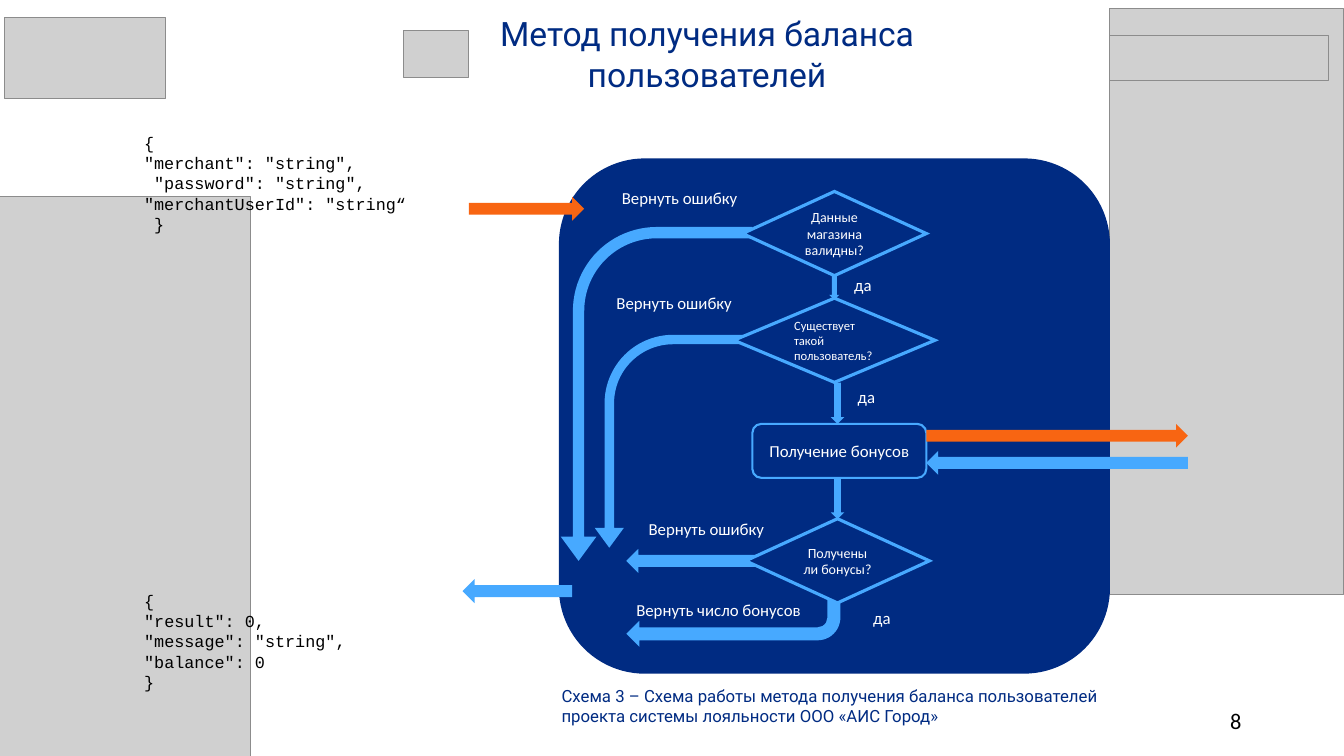
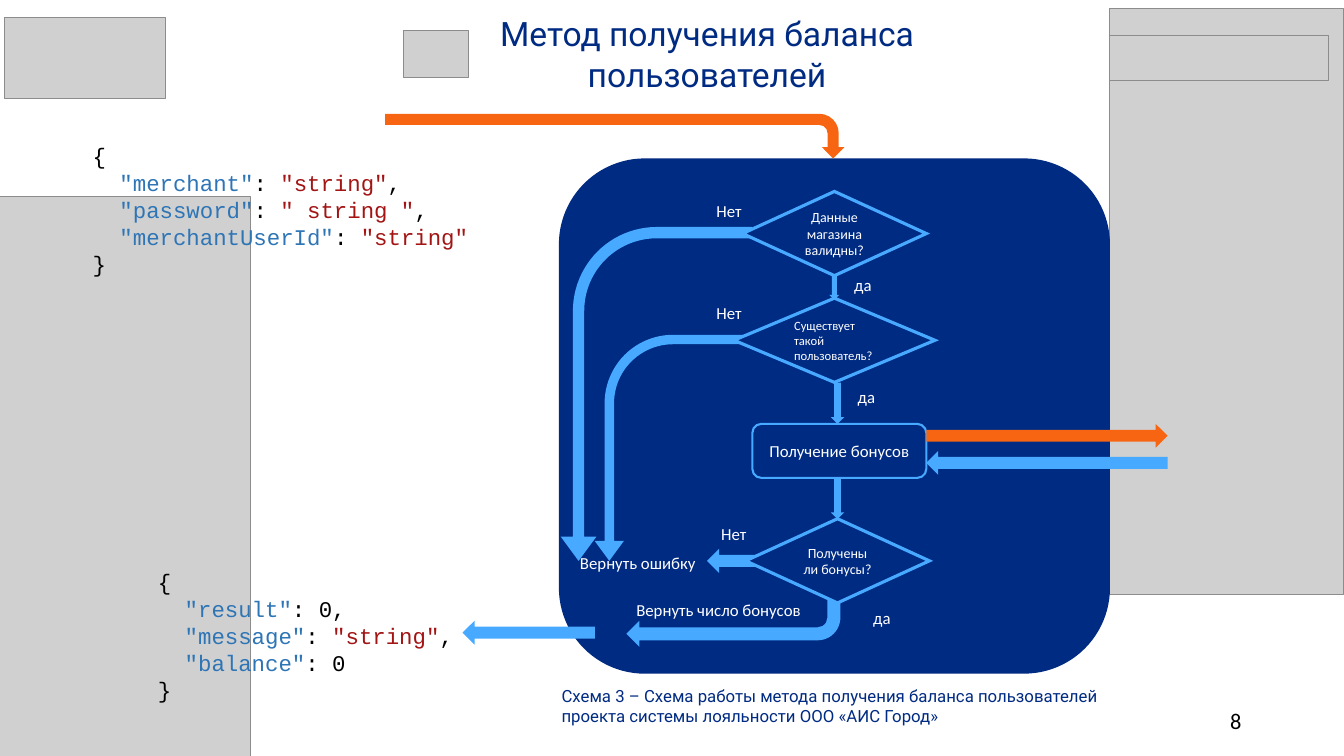
Before and after one commit to SalminaTatyana/DiplomNote, a slide deck: slide 8 of Иванова.pptx. Drawn at 1344x756 pixels with LibreOffice and Linux fonts; fonts in the diff are those of the drawing; grey boxes stand for pictures. Boxes give left, top, right and bottom in pixels: in the first picture for what was removed or moved away, otherwise in the second. Text is boxed around its words. In the diff, an @@ line names an element or a change of style, - is before the commit and + after.

```diff
--- a/Иванова.pptx
+++ b/Иванова.pptx
@@ bent arrow added at (385, 114, 845, 158), fill #F86512 @@
@@ text "{": place and size @@
-text "{" at (144, 157, 406, 215)
+text "{" at (119, 175, 468, 252)
@@ text at (119, 175, 401, 198): size 12 to 16 pt in "{", ""merchant": "string",", "}"; text colour #000000 to #2E75B6 in ""merchant":"; text colour #000000 to #A31515 in ""string"," @@
@@ text at (119, 202, 468, 252): text changed; size 12 to 16 pt; text colour #000000 to #2E75B6 @@
-"password": "string",
-"merchantUserId": "string“
+"password": " string ",
+"merchantUserId": "string"
@@ right arrow removed at (469, 197, 584, 221) @@
@@ text at (716, 206, 741, 217): text changed @@
-Вернуть ошибку
+Нет
@@ text removed at (616, 297, 731, 312) @@
-Вернуть ошибку
@@ text added at (716, 308, 741, 319), 12 pt, text #FFFFFF @@
+Нет
@@ bent arrow: place and size @@
-bent arrow at (595, 335, 751, 547)
+bent arrow at (595, 335, 752, 561)
@@ right arrow: place and size @@
-right arrow at (927, 424, 1189, 449)
+right arrow at (927, 424, 1168, 449)
@@ right arrow: place and size @@
-right arrow at (927, 451, 1189, 475)
+right arrow at (927, 451, 1168, 475)
@@ text added at (721, 529, 746, 540), 12 pt, text #FFFFFF @@
+Нет
@@ text "{": place and size @@
-text "{" at (144, 615, 346, 668)
+text "{" at (185, 601, 453, 678)
@@ text "{" at (185, 601, 453, 678): size 12 to 16 pt; text colour #000000 to #2E75B6 in ""result":", ""message":", ""balance":"; text colour #000000 to #A31515 in ""string"," @@
@@ text "Вернуть ошибку": place and size @@
-text "Вернуть ошибку" at (649, 523, 764, 538)
+text "Вернуть ошибку" at (580, 556, 695, 572)
@@ right arrow: place and size @@
-right arrow at (626, 549, 765, 574)
+right arrow at (707, 549, 764, 574)
@@ right arrow: place and size @@
-right arrow at (463, 580, 573, 604)
+right arrow at (463, 621, 595, 645)
```
Also in this commit, not shown: 10 other slides changed.
